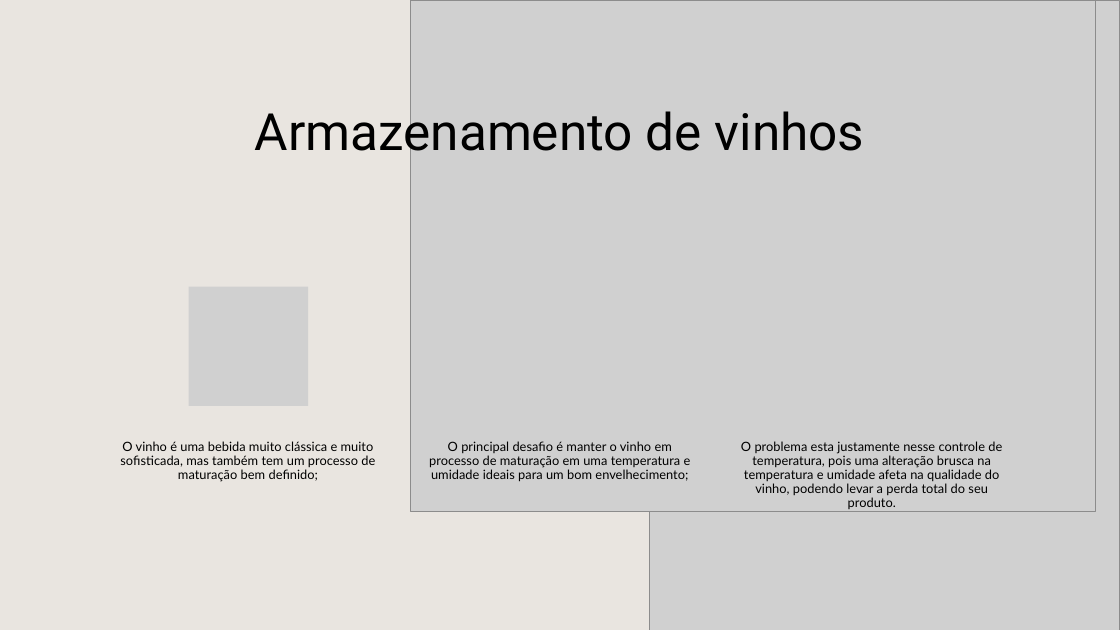
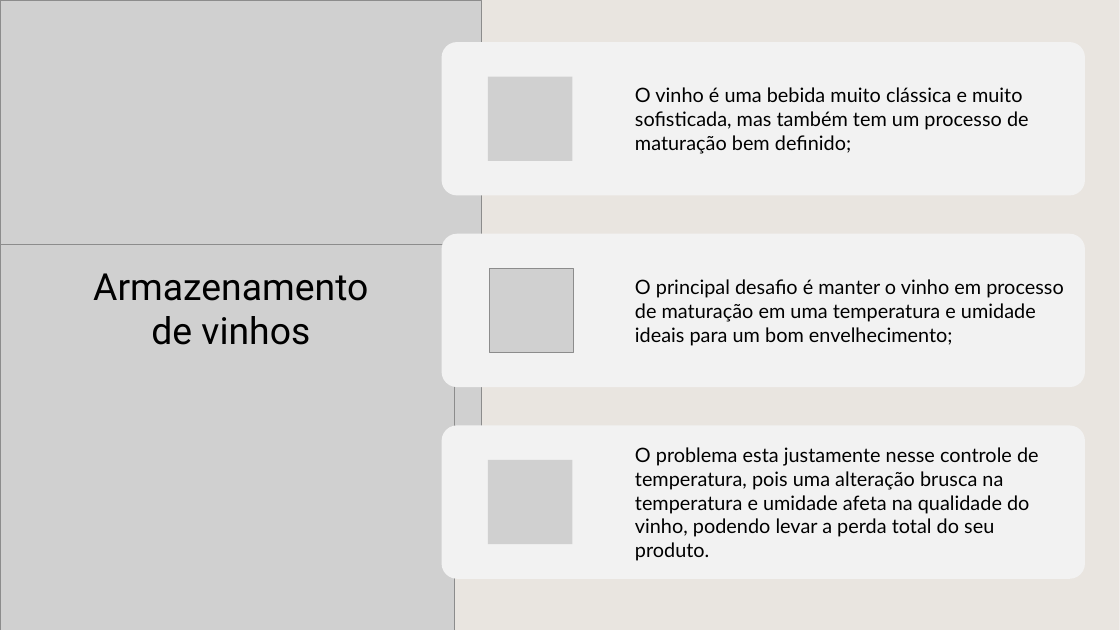
Before and after one commit to GP5-Sptech/Vinicola-Grand-Vinum, a slide deck: slide 2 of Power Point/Sprint1.pptx (slide 3 before the commit). Drawn at 1120x630 pixels with LibreOffice and Linux fonts; fonts in the diff are those of the drawing; grey boxes stand for pictures; background and template pictures are left out. Boxes give left, top, right and bottom in pixels: in the first picture for what was removed or moved away, otherwise in the second. Text is boxed around its words. In the diff, an @@ line names an element or a change of style, - is before the commit and + after.

```diff
--- a/Power Point/Sprint1.pptx
+++ b/Power Point/Sprint1.pptx
@@ picture added at (x1=0, y1=0, x2=481, y2=566) @@
@@ picture removed at (x1=410, y1=0, x2=1096, y2=511) @@
@@ picture removed at (x1=650, y1=0, x2=1120, y2=630) @@
@@ title "Armazenamento de vinhos" moved from (x1=255, y1=102, x2=865, y2=162) to (x1=93, y1=273, x2=368, y2=345) @@
@@ title "Armazenamento de vinhos" at (x1=93, y1=273, x2=368, y2=345): size 44 to 32 pt @@
@@ text "O vinho é uma bebida ..." moved from (x1=120, y1=441, x2=375, y2=482) to (x1=635, y1=87, x2=1029, y2=154) @@
@@ size 11 to 17 pt; alignment centre to left; line spacing 0.9 to 1; more space between paragraphs; vertical alignment top to middle in 3 elements at (x1=635, y1=447, x2=1039, y2=561), (x1=635, y1=87, x2=1029, y2=154), (x1=635, y1=279, x2=1063, y2=346) @@
@@ text "O principal desafio é manter ..." moved from (x1=429, y1=441, x2=691, y2=482) to (x1=635, y1=279, x2=1063, y2=346) @@
@@ picture added at (x1=0, y1=245, x2=455, y2=630) @@
@@ picture added at (x1=489, y1=269, x2=573, y2=353) @@
@@ picture removed at (x1=189, y1=287, x2=308, y2=406) @@
@@ picture removed at (x1=500, y1=287, x2=619, y2=406) @@
@@ picture removed at (x1=812, y1=287, x2=932, y2=407) @@
@@ text "O problema esta justamente nesse ..." moved from (x1=741, y1=441, x2=1002, y2=509) to (x1=635, y1=447, x2=1039, y2=561) @@
@@ group added at (x1=442, y1=42, x2=1086, y2=579): 3 rounded rectangles, 2 pictures @@
```
Also in this commit, not shown: 3 other slides changed, 3 slides added, 1 slide removed, 1 other file.
